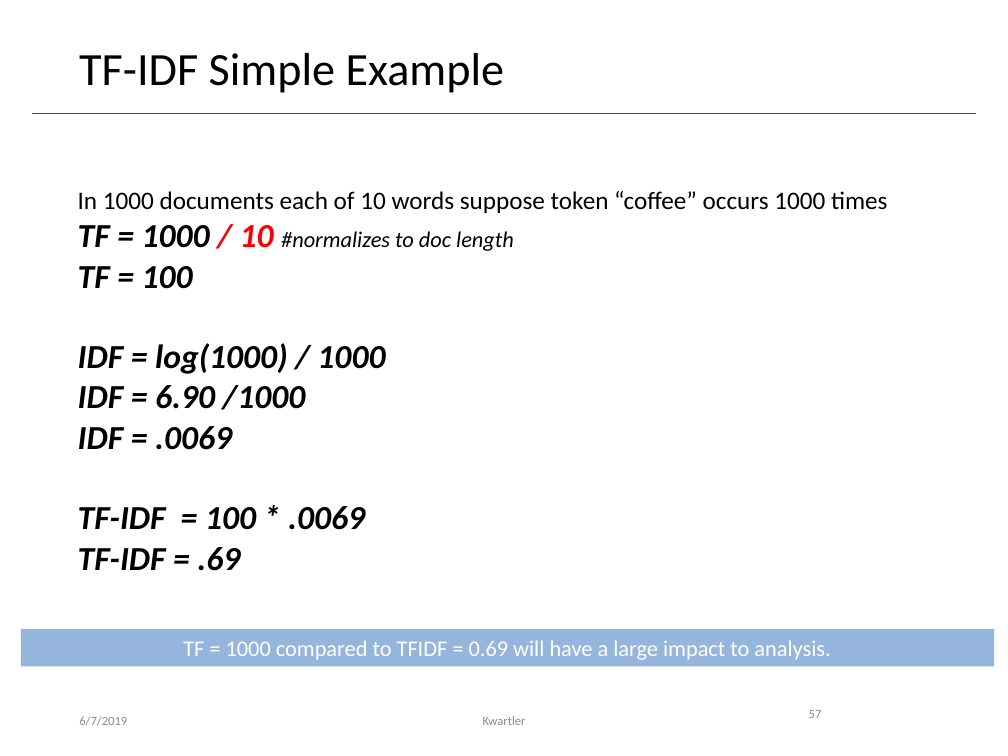
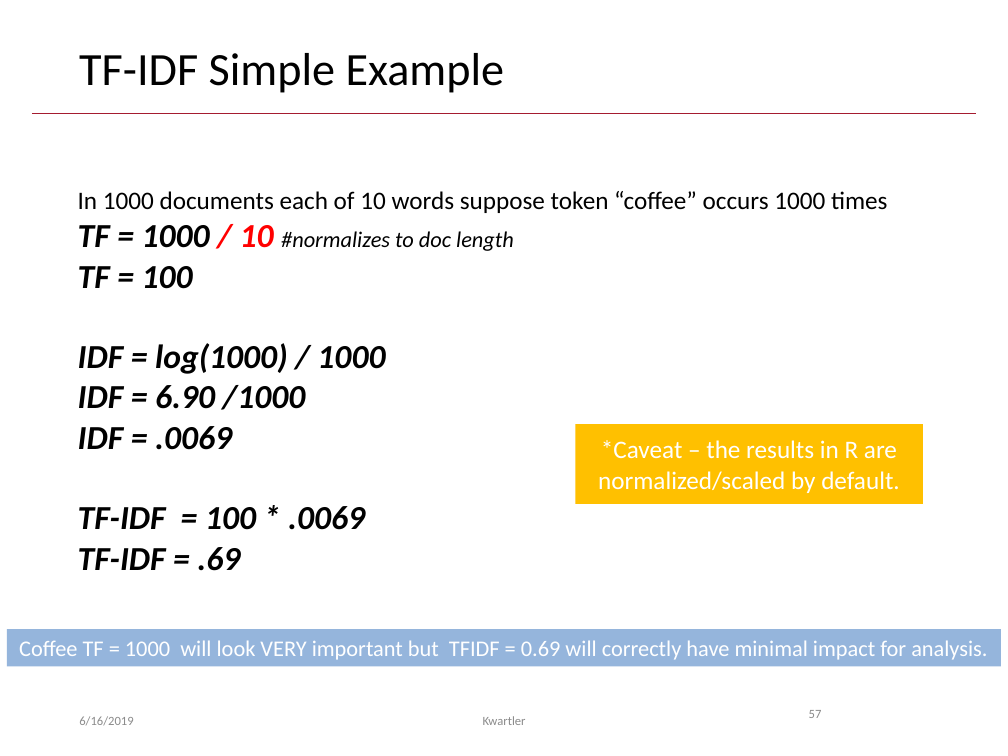
Before and after one commit to kwartler/GSERM_TextMining, a slide deck: slide 57 of B_Tuesday/GSERM_Tuesday_Basic_Visuals_v2.pptx. Drawn at 1008x756 pixels with LibreOffice and Linux fonts; fonts in the diff are those of the drawing; background and template pictures are left out. Boxes give left, top, right and bottom in pixels: in the first picture for what was removed or moved away, otherwise in the second. Text is boxed around its words. In the diff, an @@ line names an element or a change of style, - is before the commit and + after.

```diff
--- a/B_Tuesday/GSERM_Tuesday_Basic_Visuals_v2.pptx
+++ b/B_Tuesday/GSERM_Tuesday_Basic_Visuals_v2.pptx
@@ rectangle added at bbox=[576, 424, 923, 504], fill #FFC000, 18 pt, text #FFFFFF @@
+*Caveat – the results in R are normalized/scaled by default.
@@ rectangle "Coffee TF = 1000 will ...": place and size @@
-rectangle "Coffee TF = 1000 will ..." at bbox=[21, 629, 995, 666]
+rectangle "Coffee TF = 1000 will ..." at bbox=[7, 629, 1001, 666]
@@ text in rectangle at bbox=[19, 640, 987, 660]: text changed @@
-TF = 1000 compared to TFIDF = 0.69 will have a large impact to analysis.
+Coffee TF = 1000 will look VERY important but TFIDF = 0.69 will correctly have minimal impact for analysis.
@@ text at bbox=[79, 716, 133, 726]: text changed @@
-6/7/2019
+6/16/2019
```
Also in this commit, not shown: 66 other slides changed.
